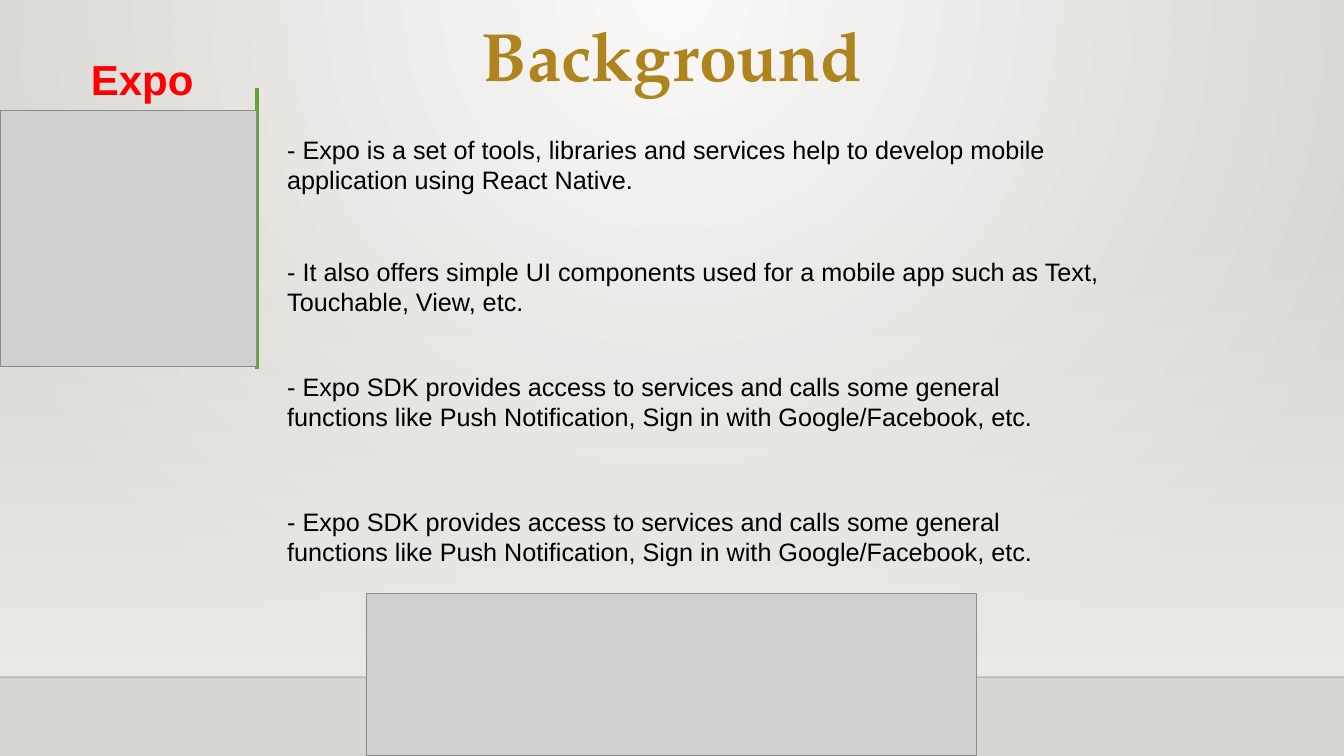
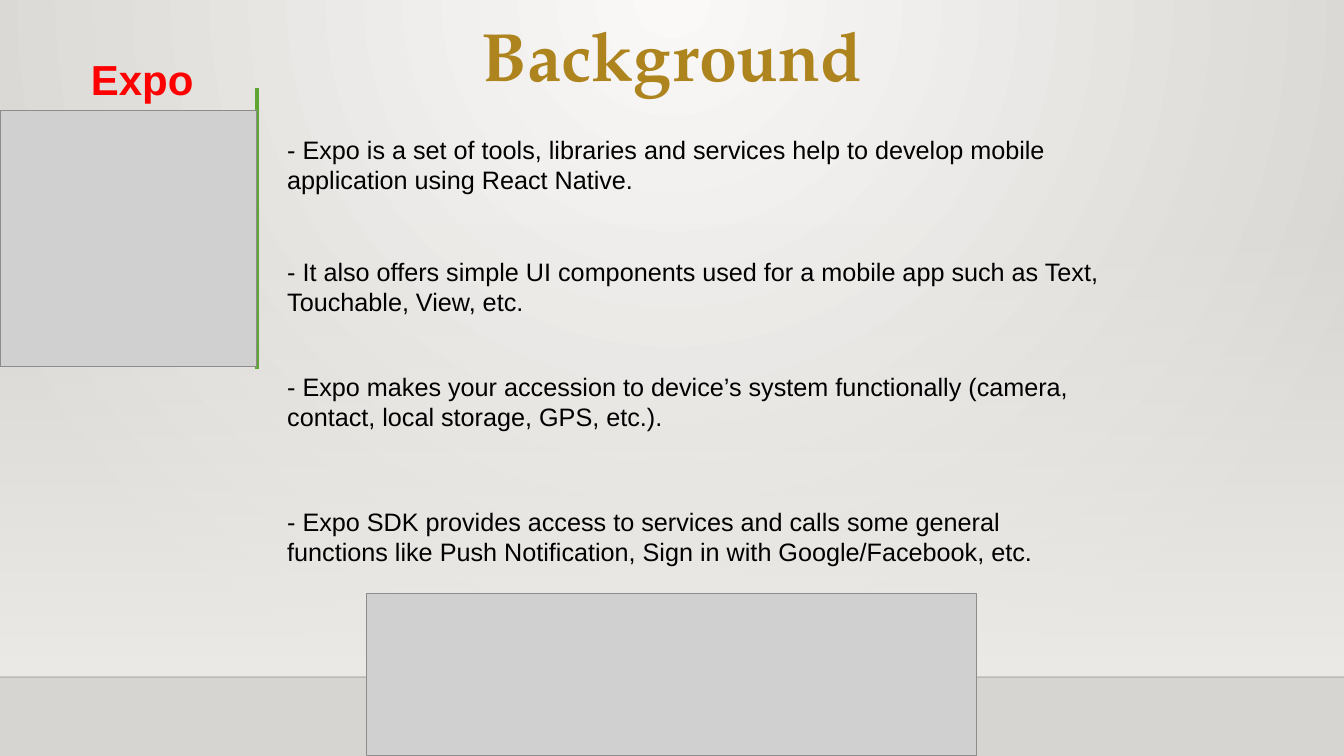
Before and after one commit to DTHero/My-Store, a slide deck: slide 17 of Presentation.pptx (slide 16 before the commit). Drawn at 1344x756 pixels with LibreOffice and Linux fonts; fonts in the diff are those of the drawing; grey boxes stand for pictures; background and template pictures are left out. Boxes give left, top, right and bottom in pixels: in the first picture for what was removed or moved away, otherwise in the second. Text is boxed around its words. In the diff, an @@ line names an element or a change of style, - is before the commit and + after.

```diff
--- a/Presentation.pptx
+++ b/Presentation.pptx
@@ text at [287, 377, 1067, 432]: text changed @@
-- Expo SDK provides access to services and calls some general functions like Push Notification, Sign in with Google/Facebook, etc.
+- Expo makes your accession to device’s system functionally (camera, contact, local storage, GPS, etc.).
```
Also in this commit, not shown: 2 other slides changed, 1 slide added, 1 other file.
